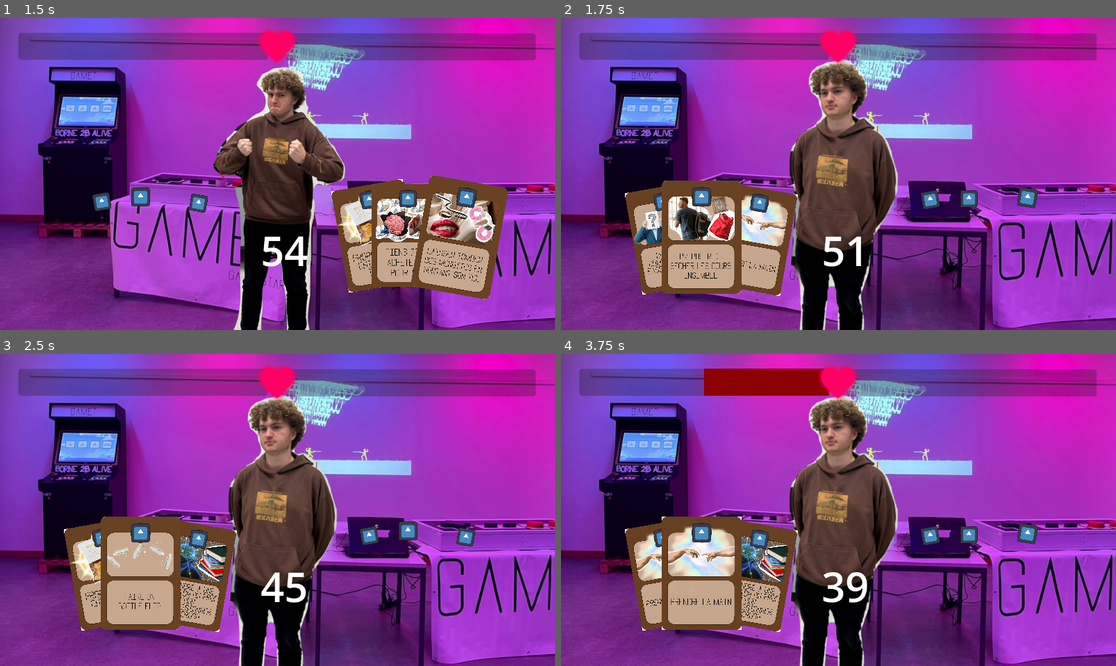
Above: before the commit, frames 1-4 (two rows, left to right).
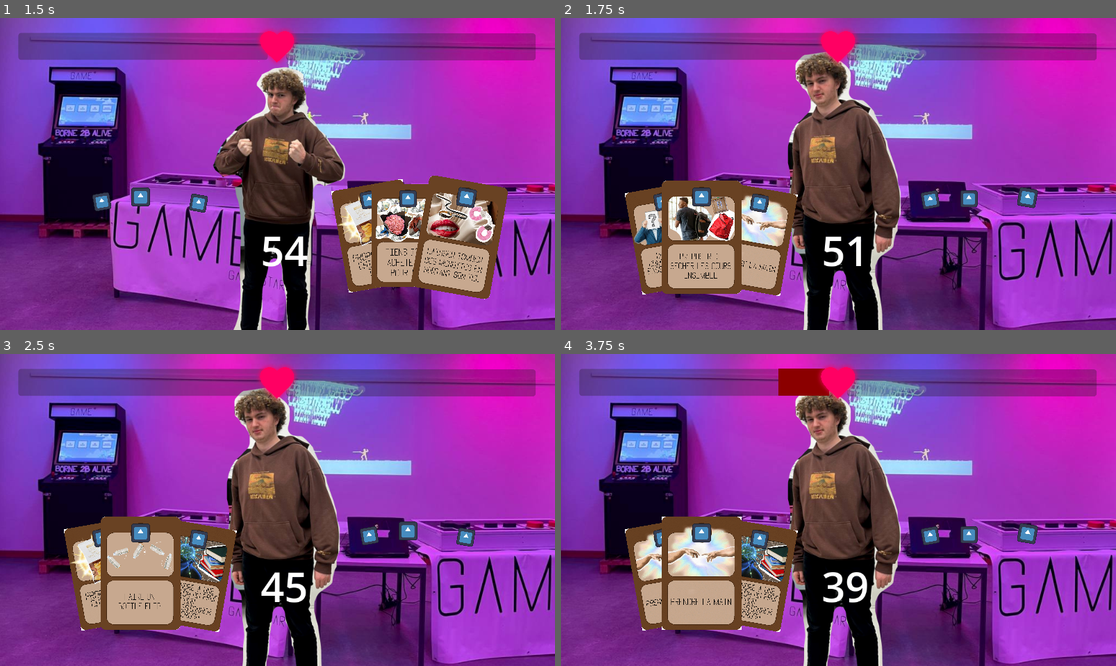
Above: after the commit, the same moments.

Repository: GameStarAdmin/dating-tim
Game: Godot game, scene res://menu.tscn
Two runs of this game, one before a commit and one after it. Both use one fixed random seed, a clock stepped at 60 frames per second and the inputs below. The engine's default icon, where the game draws it, is replaced by a stand-in: a white triangle on a blue panel in a dark square.
Inputs:
- Up to frame 1 (1.5 s): click "Start" at 0.5 s; tap Enter (ui_accept) at 1.25 s; hold Right (ui_right) from 1.28 s (still down)
- Up to frame 2 (1.75 s): keep holding Right (ui_right); tap Enter (ui_accept) at 1.52 s
- Up to frame 3 (2.5 s): tap Enter (ui_accept) at 2, 2.27 s; release Right (ui_right) at 2.03 s; hold Left (ui_left) from 2.03 s (still down)
- Up to frame 4 (3.75 s): tap Enter (ui_accept) at 2.75, 3.5 s; release Left (ui_left) at 2.78 s; hold Right (ui_right) from 2.78 s (still down)

Frame 1 is identical in both runs. In frame 2, 8.8% of the frame differs, in the area x 40-62%, y 10-100%; in frame 3, 8.8%; in frame 4, 9.8%, in the area x 25-62%, y 4-100%.

Commit message:
save changes

Diff:
--- a/target.gd
+++ b/target.gd
@@ -5,17 +5,17 @@
 #Stats (multipliers)
 var mults = {
 	"toxique" : -4,
-	"beauf" : 4,
-	"nerd" : 10,
-	"clown" : 7,
+	"beauf" : 2,
+	"nerd" : 5,
+	"clown" : 3,
 	"simp" : -5,
-	"riche" : 6,
-	"sympa" : 6,
+	"riche" : 3,
+	"sympa" : 3,
 	"cool" : -3,
 	"kinky" : -2,
 	"cute" : -1,
 	"kawaii" : -6,
-	"cringe" : 3,
+	"cringe" : 1,
 }
 
 var target_name = ""
